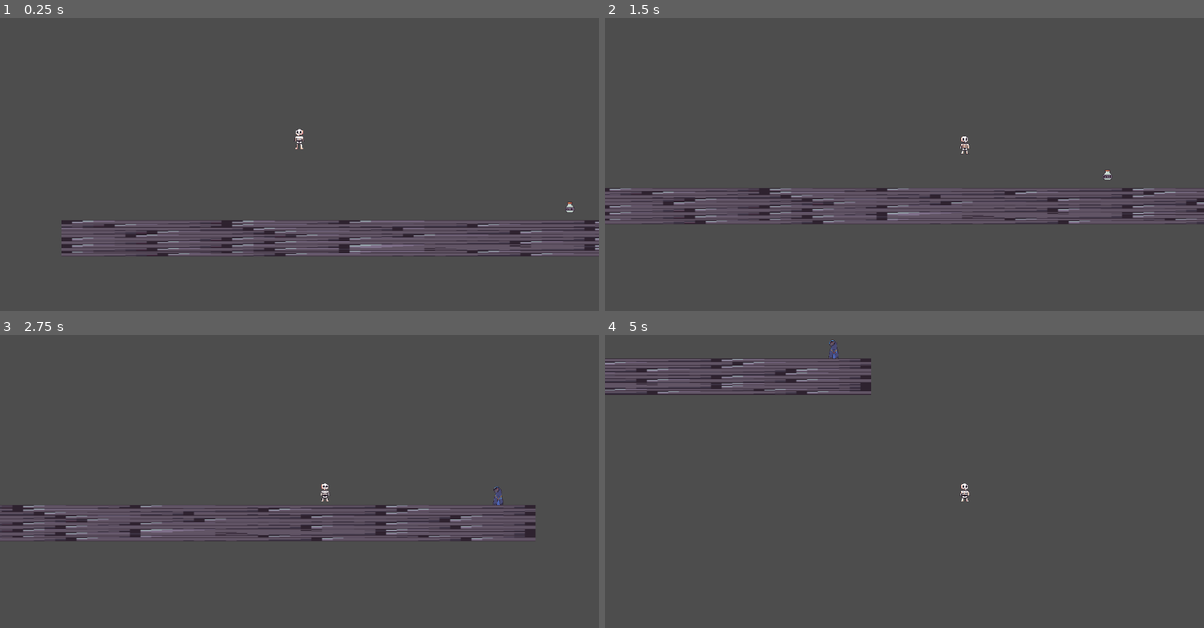
Above: before the commit, frames 1-4 (two rows, left to right).
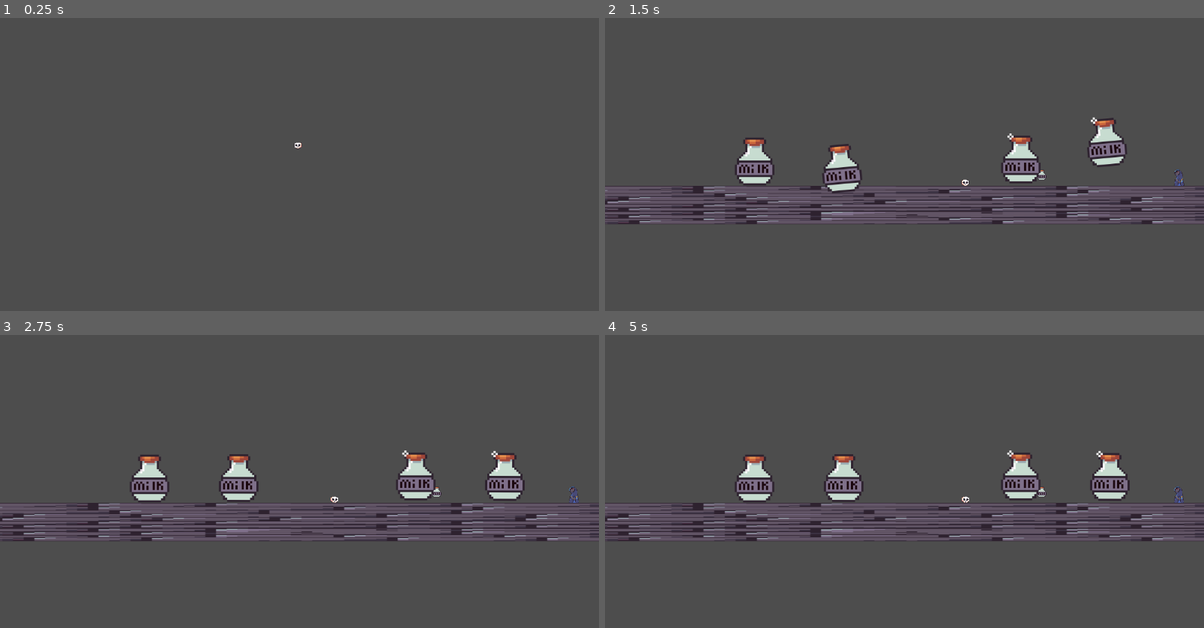
Above: after the commit, the same moments.

Repository: Hexalikk/Mini-Jame-Gam-55
Game: Godot game, scene res://scenes/main.tscn
Same seed, same stepped clock (60 frames per second), same inputs: the game is played once before the commit and once after it.
Inputs:
- Up to frame 1 (0.25 s): no input
- Up to frame 2 (1.5 s): hold D (right) from 0.53 s (still down); tap E (throw a bone) at 0.6, 1.35 s; tap Space (jump) at 0.77 s
- Up to frame 3 (2.75 s): tap Space (jump) at 1.52 s; release D (right) at 2.03 s; hold A (left) from 2.03 s (still down); tap E (throw a bone) at 2.1 s
- Up to frame 4 (5 s): release A (left) at 2.78 s; hold D (right) 2.78-4.28 s; tap E (throw a bone) at 2.85, 3.6, 4.35 s; tap Space (jump) at 3.02, 3.77, 4.52 s; hold A (left) from 4.28 s (still down)

The runs differ from the first frame. In frame 1, 3.4% of the frame differs, in the area x 10-100%, y 37-82%; in frame 2, 10%, in the area x 0-100%, y 33-71%; in frame 3, 9.7%; in frame 4, 9.4%.

Commit message:
Bones spawn

Diff:
--- /dev/null
+++ b/stronger-bones/scenes/bones.tscn
@@ -0,0 +1,18 @@
+[gd_scene format=3 uid="uid://bf027sikdmd46"]
+
+[ext_resource type="Script" uid="uid://c2nclrgiej5qi" path="res://scripts/bones.gd" id="1_22eir"]
+
+[sub_resource type="RectangleShape2D" id="RectangleShape2D_22eir"]
+
+[sub_resource type="RectangleShape2D" id="RectangleShape2D_kvm6a"]
+
+[node name="Bones" type="RigidBody2D" unique_id=380592673]
+script = ExtResource("1_22eir")
+
+[node name="torso_hitbox" type="CollisionShape2D" parent="." unique_id=856609977]
+shape = SubResource("RectangleShape2D_22eir")
+
+[node name="leg_hitbox" type="CollisionShape2D" parent="." unique_id=1399733666]
+shape = SubResource("RectangleShape2D_kvm6a")
+
+[node name="Sprite2D" type="Sprite2D" parent="." unique_id=1559773988]
--- a/stronger-bones/scenes/levels/Level1.tscn
+++ b/stronger-bones/scenes/levels/Level1.tscn
@@ -12,12 +12,13 @@
 size = Vector2(1311, 72.5)
 
 [node name="Level1" type="Node2D" unique_id=1041584676]
+metadata/_edit_vertical_guides_ = [-341.0]
 
 [node name="Milk" parent="." unique_id=1368433105 instance=ExtResource("1_68ib6")]
 position = Vector2(592, 229)
 
 [node name="Player" parent="." unique_id=939722360 instance=ExtResource("1_6ovph")]
-position = Vector2(72, 68)
+position = Vector2(228.99997, -154)
 script = ExtResource("2_odhdn")
 
 [node name="Necromancer" parent="." unique_id=497351908 instance=ExtResource("4_dw26h")]
@@ -33,6 +34,6 @@
 shape = SubResource("RectangleShape2D_dw26h")
 
 [node name="Sprite2D" type="Sprite2D" parent="StaticBody2D" unique_id=270221305]
-position = Vector2(176.00003, -3.0000072)
-scale = Vector2(2.053125, 0.10937496)
+position = Vector2(175.49997, -5.0000196)
+scale = Vector2(2.0546875, 0.115625)
 texture = ExtResource("2_bwv4p")
--- a/stronger-bones/scenes/player.tscn
+++ b/stronger-bones/scenes/player.tscn
@@ -89,4 +89,5 @@
 [node name="AnimatedSprite2D" type="AnimatedSprite2D" parent="." unique_id=1552383906]
 scale = Vector2(0.9999998, 0.9999998)
 sprite_frames = SubResource("SpriteFrames_jej6c")
+animation = &"throw_body"
 speed_scale = 0.5
--- /dev/null
+++ b/stronger-bones/scripts/bones.gd
@@ -0,0 +1,39 @@
+class_name Bones extends RigidBody2D
+
+
+enum TYPE{
+	LEGS,
+	TORSO
+}
+const LEGS_TEXTURE  = preload("res://assets/milk.png")
+const TORSO_TEXTURE = preload("res://assets/milk.png")
+
+@onready var torso_hitbox = $torso_hitbox
+@onready var leg_hitbox = $leg_hitbox
+@onready var sprite = $Sprite2D
+
+var _state = TYPE.LEGS
+
+# Called when the node enters the scene tree for the first time.
+func _ready() -> void:
+	torso_hitbox.disabled = true
+	sprite.texture = LEGS_TEXTURE
+
+func set_type(type):
+	match type:
+		TYPE.LEGS:
+			_state = TYPE.LEGS
+			if leg_hitbox != null:
+				leg_hitbox.disabled = false
+			if torso_hitbox != null:
+				torso_hitbox.disabled = true
+			if sprite != null:
+				sprite.texture = LEGS_TEXTURE
+		TYPE.TORSO:
+			_state = TYPE.TORSO
+			if leg_hitbox != null:
+				leg_hitbox.disabled = true
+			if torso_hitbox != null:
+				torso_hitbox.disabled = false
+			if sprite != null:
+				sprite.texture = TORSO_TEXTURE
--- a/stronger-bones/scripts/player.gd
+++ b/stronger-bones/scripts/player.gd
@@ -10,6 +10,7 @@
 const JUMP_VELOCITY = -400.0
 const SKULL_JUMP_VELOCITY = -100.0
 
+const bones_scene : PackedScene = preload("res://scenes/bones.tscn")
 
 @onready var _head_hitbox : CollisionShape2D = $hitbox_head
 @onready var _normal_hitbox : CollisionShape2D = $hitbox_normal
@@ -77,10 +78,24 @@
 
 	if Input.is_action_just_released("throw a bone"):
 		match(_state):
+			#On est normal, on drop nos jambes
 			STATE.NORMAL:
+
 				_state = STATE.NO_LEGS
+				var new_bones : Bones = bones_scene.instantiate()
+				new_bones.set_type(Bones.TYPE.LEGS)
+				new_bones.global_position = self.global_position
+				new_bones.global_position.x +=10
+				get_parent().add_child(new_bones)
+
+			#On a pas de jambes, on drop notre torse
 			STATE.NO_LEGS:
 				_state = STATE.HEAD
+				var new_bones : Bones = bones_scene.instantiate()
+				new_bones.set_type(Bones.TYPE.TORSO)
+				new_bones.global_position = self.global_position
+				new_bones.global_position.x +=10
+				get_parent().add_child(new_bones)
 			STATE.HEAD:
 				print("ptit easter egg la")
 
Not shown, added: stronger-bones/scripts/bones.gd.uid
